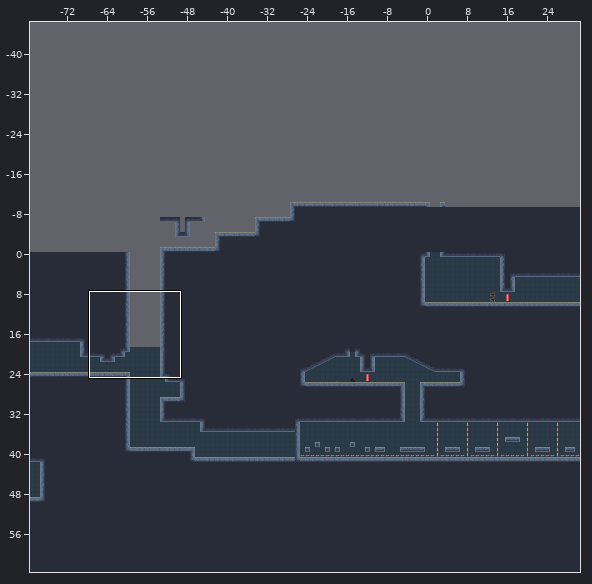
One commit to this Tiled map: Assets/SuperTiled2Unity/Import/TileMapLevel2.tmx. Above: a wide view before the commit, with the close-up outlined.
Close-up. Before the commit:
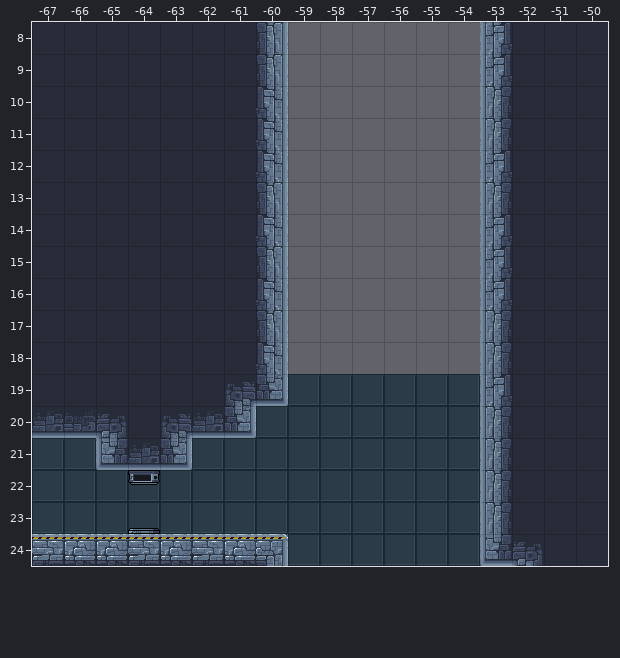
Cells are 32x32 px. Shown: x -67..-50, y 8..24. The commit also changed other parts of the map, which this record leaves out.
New version:
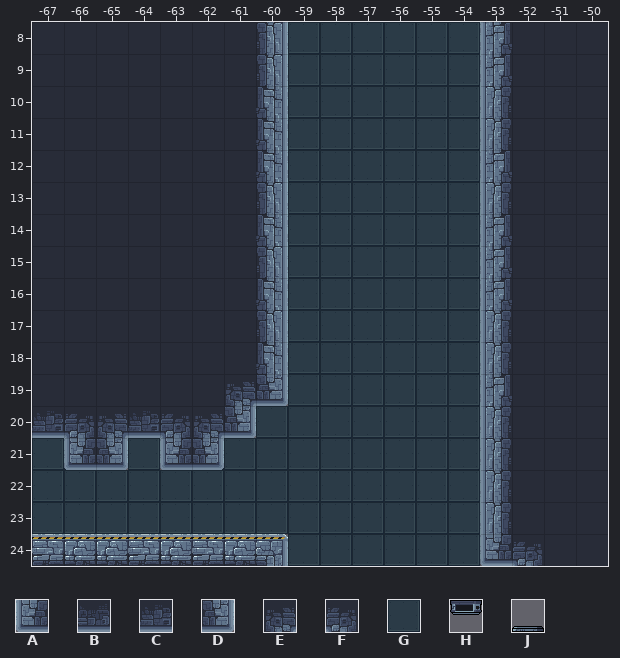
Key: from "level_tileset": A 27, B 28, C 29, D 30, E 31, F 32, G 35, H 49, J 58.
_ is an empty cell, . an unchanged one.
Change:
--- layer "Fondo"
@@ x -59..-54 @@
- 8 ______
- 9 ______
-10 ______
-11 ______
-12 ______
-13 ______
-14 ______
-15 ______
-16 ______
-17 ______
-18 ______
+ 8 GGGGGG
+ 9 GGGGGG
+10 GGGGGG
+11 GGGGGG
+12 GGGGGG
+13 GGGGGG
+14 GGGGGG
+15 GGGGGG
+16 GGGGGG
+17 GGGGGG
+18 GGGGGG
@@ x -64..-64 @@
-21 _
+21 G
--- layer "Level"
@@ x -66..-62 @@
-20 BF_EC
-21 _ACD_
+20 FECFE
+21 AD_AD
--- layer "objects"
@@ x -64..-64 @@
-22 H
-23 J
+22 _
+23 _
